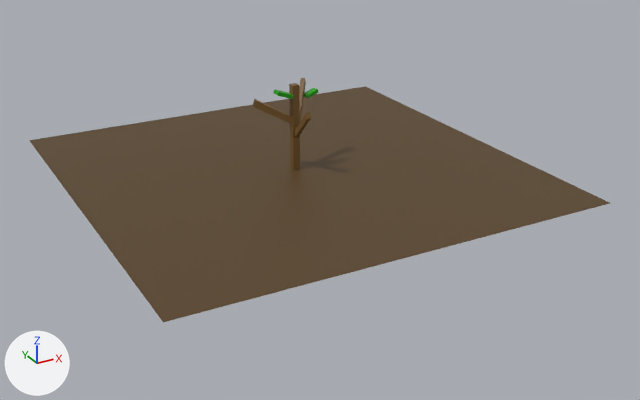
A saved change to the Blender file Assets/Models/Crop/Orange/Orange0.blend.
Before and after are seen from a camera (50 mm lens) standing at (-1.76, -3.44, 1.53) and looking at (0.04, -0.17, -0.1). Arrows for +X, +Y and +Z are at lower left; the lights stay in place.

Names of what the first picture shows: 'Ground', 'Leaf', 'Leaf.001', 'Trunk'.
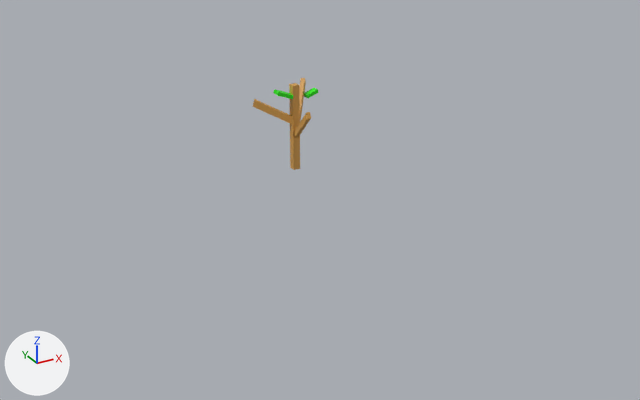
Where the newer file only moved an object's origin or applied its transform, the numbers keep the older frame.

Where the change shows, as pixel boxes (x1, y1, x2, y2) in the pictures (640 x 400 px):
'Ground', deleted (brown)
    before: (29, 86, 610, 322)
'Trunk', recoloured
    both: (253, 78, 319, 170)
'Leaf', deleted
    before: (273, 89, 293, 99)
'Leaf.001', deleted
    before: (304, 88, 319, 98)

Patch to the scene script:
```diff
--- a/Assets/Models/Crop/Orange/Orange0.blend.py
+++ b/Assets/Models/Crop/Orange/Orange0.blend.py
@@ mat_trunk @@
 mat_trunk = principled_material('Trunk')
-mat_trunk.base_color = (0.196, 0.104, 0.0252)  # brown #7a5b2c
+mat_trunk.base_color = (0.674, 0.345, 0.0742)  # orange #d69f4d
@@ ob_ground @@
-ob_ground = bpy.data.objects.new('Ground', me_plane)
-ob_ground.location = (0.0, 0.0, 0.0)
@@ ob_leaf @@
-ob_leaf = bpy.data.objects.new('Leaf', me_cube_005)
-ob_leaf.location = (-0.048, 0.008, 0.367)
-ob_leaf.rotation_euler = (0.0, 0.346, -0.0666)  # degrees (0, 20, -3.8)
-ob_leaf.scale = (0.0379, 0.0257, 0.00834)
@@ ob_leaf_001 @@
-ob_leaf_001 = bpy.data.objects.new('Leaf.001', me_cube_007)
-ob_leaf_001.location = (0.146, 0.108, 0.318)
-ob_leaf_001.rotation_euler = (0.0, 0.346, -3.15)  # degrees (0, 20, -180)
-ob_leaf_001.scale = (0.031, 0.0187, 0.00794)
```
